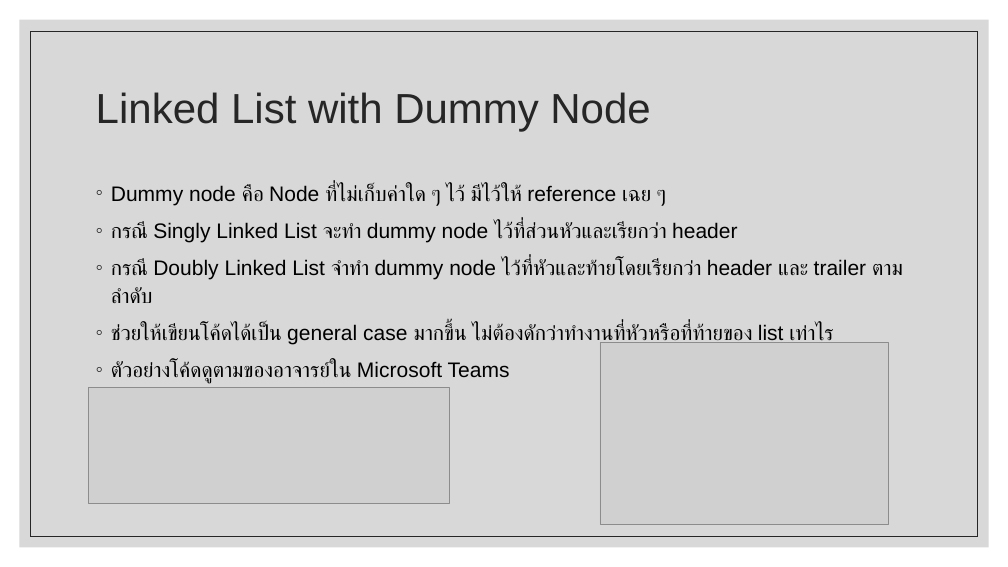
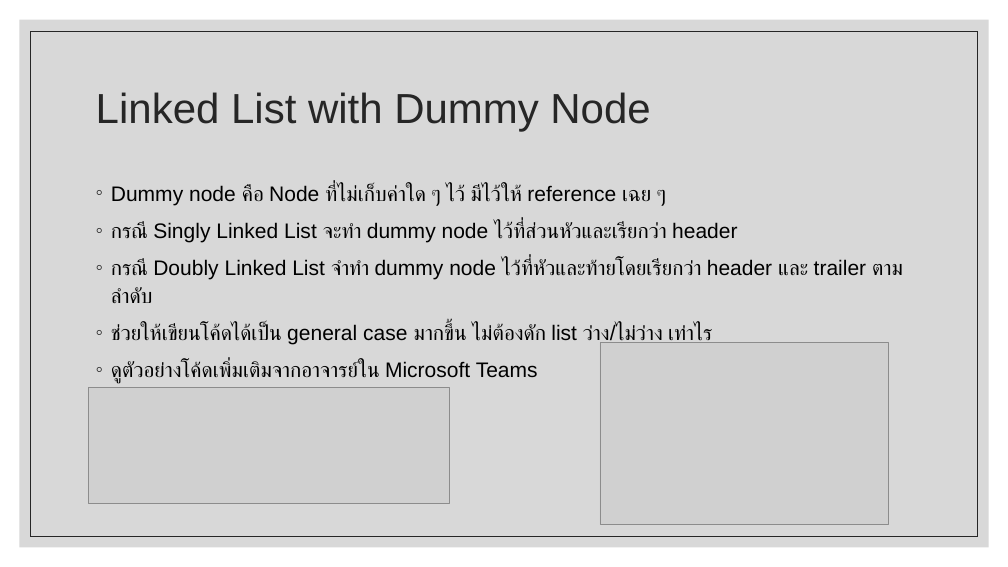
Before and after one commit to ApexTone/DataStructAlgo-Code-KMITL, a slide deck: slide 66 of Midterm/Data structure and Algorithm.pptx (slide 61 before the commit). Drawn at 1008x567 pixels with LibreOffice and Linux fonts; fonts in the diff are those of the drawing; grey boxes stand for pictures. Boxes give left, top, right and bottom in pixels: in the first picture for what was removed or moved away, otherwise in the second. Text is boxed around its words. In the diff, an @@ line names an element or a change of style, - is before the commit and + after.

```diff
--- a/Midterm/Data structure and Algorithm.pptx
+++ b/Midterm/Data structure and Algorithm.pptx
@@ text at [111,323,712,384]: text changed @@
-◦ ช่วยให้เขียนโค้ดได้เป็น general case มากขึ้น ไม่ต้องดักว่าทำงานที่หัวหรือที่ท้ายของ list เท่าไร
-◦ ตัวอย่างโค้ดดูตามของอาจารย์ใน Microsoft Teams
+◦ ช่วยให้เขียนโค้ดได้เป็น general case มากขึ้น ไม่ต้องดัก list ว่าง/ไม่ว่าง เท่าไร
+◦ ดูตัวอย่างโค้ดเพิ่มเติมจากอาจารย์ใน Microsoft Teams
```
Also in this commit, not shown: 70 other slides changed, 13 slides added, 3 other files.
